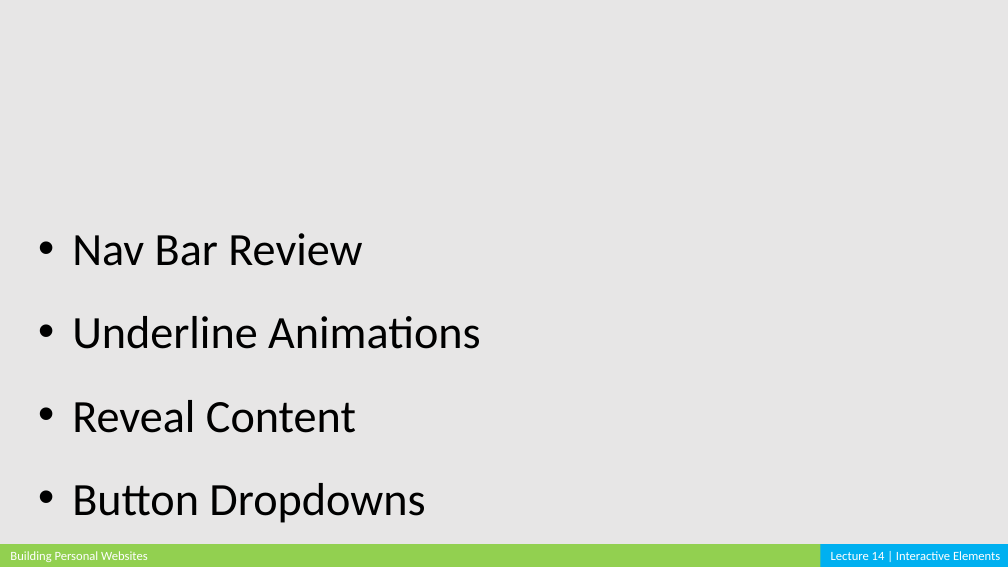
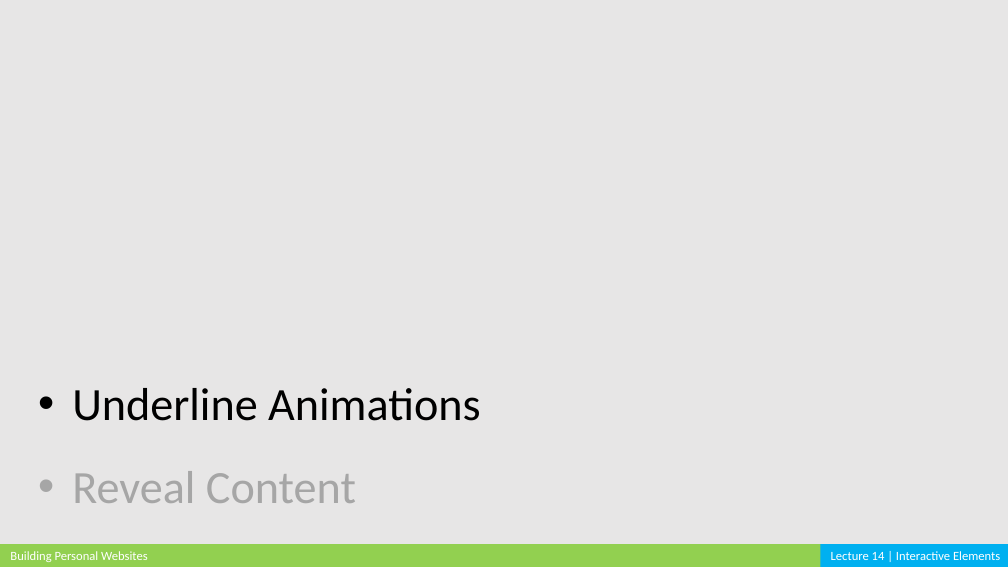
Before and after one commit to cardadfar/stuco_webdev_website, a slide deck: slide 2 of assets/lectures/BPW_Lecture_14.pptx. Drawn at 1008x567 pixels with LibreOffice and Linux fonts; fonts in the diff are those of the drawing. Boxes give left, top, right and bottom in pixels: in the first picture for what was removed or moved away, otherwise in the second. Text is boxed around its words. In the diff, an @@ line names an element or a change of style, - is before the commit and + after.

```diff
--- a/assets/lectures/BPW_Lecture_14.pptx
+++ b/assets/lectures/BPW_Lecture_14.pptx
@@ text at (72,233,362,266): paragraph removed @@
-• Nav Bar Review
@@ text "Underline Animations": place and size @@
-text "Underline Animations" at (72,233,480,523)
+text "Underline Animations" at (72,388,480,503)
@@ text at (72,471,356,503): text colour #000000 to #A6A6A6 in "Reveal Content" @@
@@ text at (72,483,425,523): paragraph removed @@
-• Button Dropdowns
```
Also in this commit, not shown: 1 other slide changed, 9 slides added, 1 slide removed, 6 other files.
